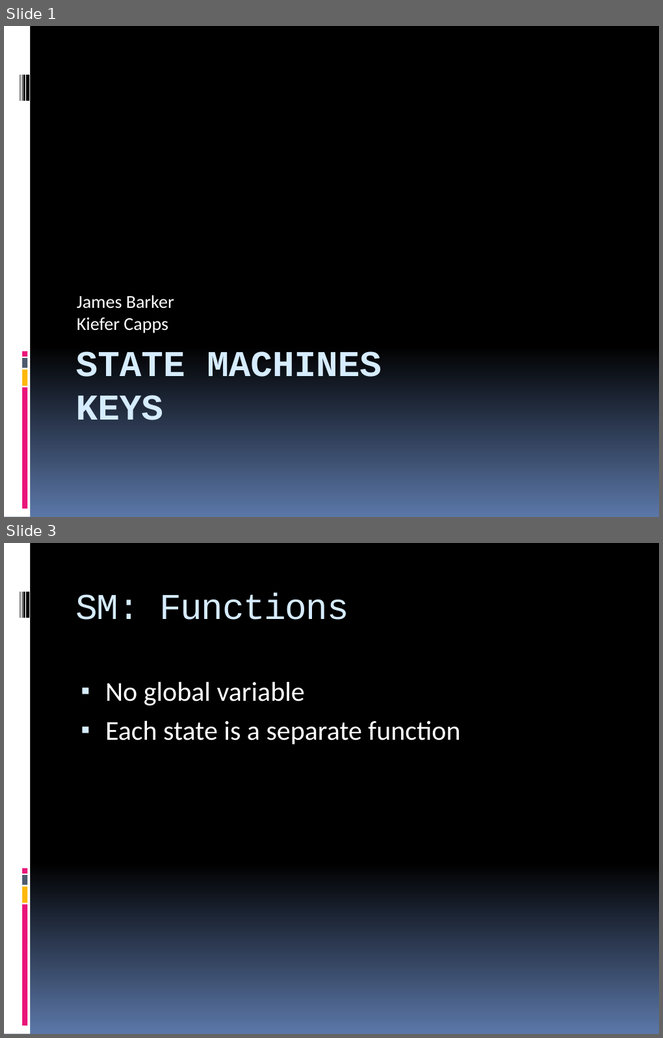
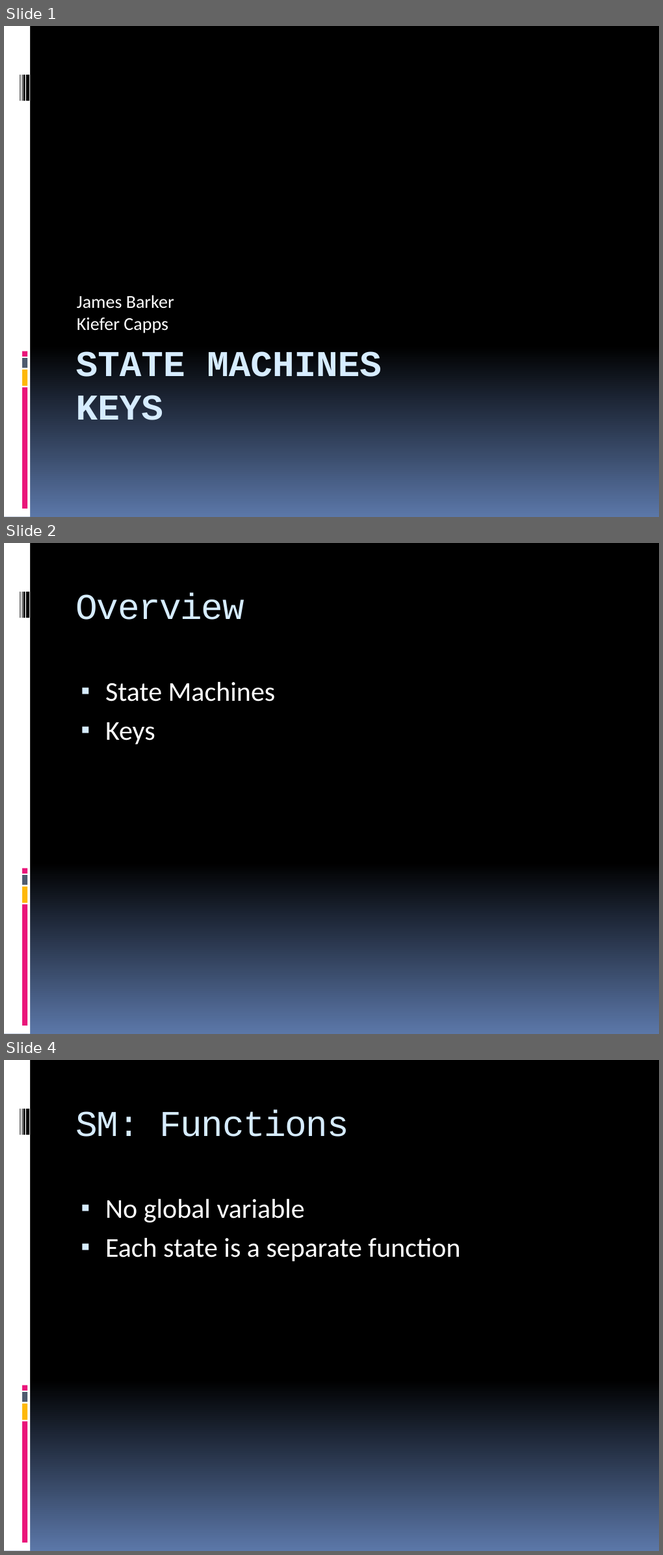
Before and after one commit to Kiefer602/MyTeam, a slide deck: Projects/recap/week5a_recap.pptx. Shown one above the other, each under a label of ours: slides 1 and 3 before the commit, slides 1, 2 and 4 after it; the slides between them are not shown. The pictures are 663x1038 and 663x1555 pixels, drawn with LibreOffice and Linux fonts; fonts in the diff are those of the drawing. Boxes give left, top, right and bottom in pixels: in the first picture for what was removed or moved away, otherwise in the second. Text is boxed around its words. In the diff, an @@ line names an element or a change of style, - is before the commit and + after.

Commit message:
updated final version of state machines

```diff
--- a/Projects/recap/week5a_recap.pptx
+++ b/Projects/recap/week5a_recap.pptx
@@ slide 2 added at (4, 543, 659, 1034), background gradient #000000 to #5B77A8; not listed: 9 template elements that a slide beside it also shows @@
@@ title added at (76, 593, 244, 620), 40 pt, text #D6ECFF @@
+Overview
@@ text added at (105, 682, 276, 745), 30 pt, text #FFFFFF @@
+▪ State Machines
+▪ Keys
@@ what was slide 3 is now slide 4 @@
```
Also in this commit, not shown: 4 slides changed.
